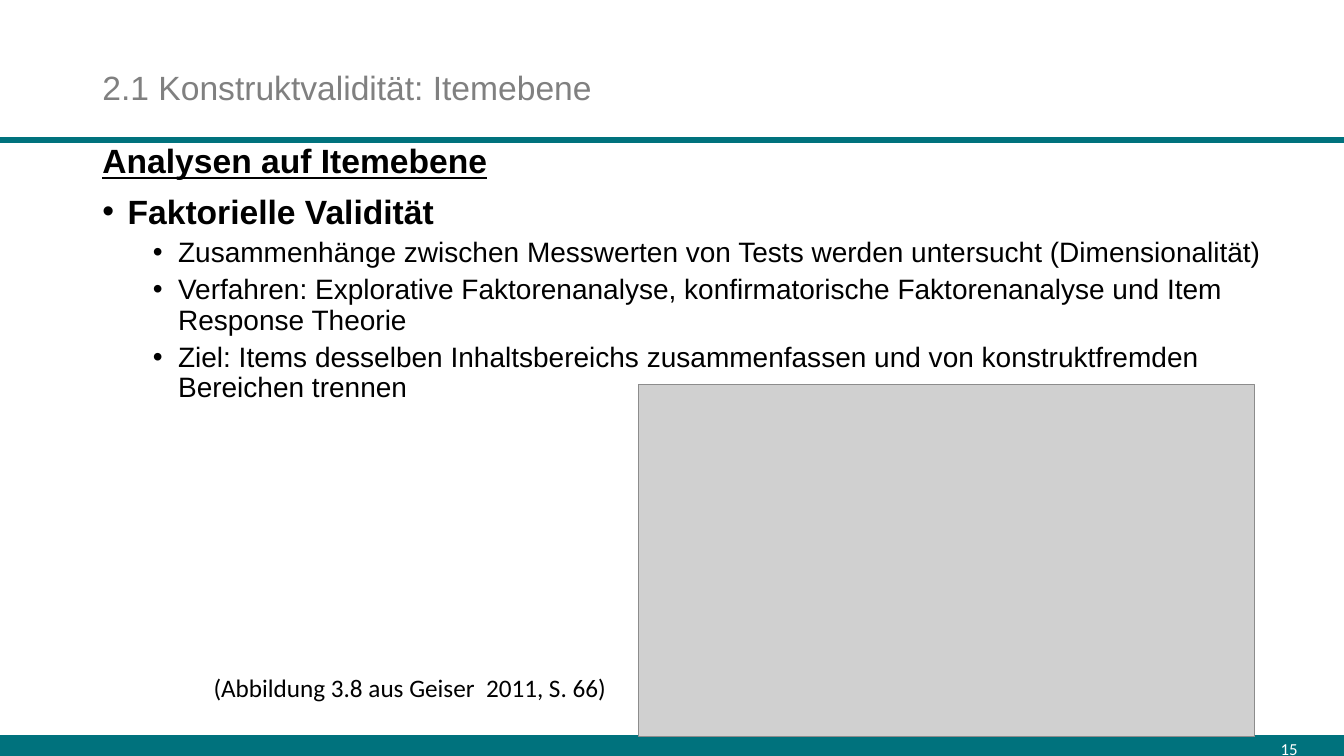
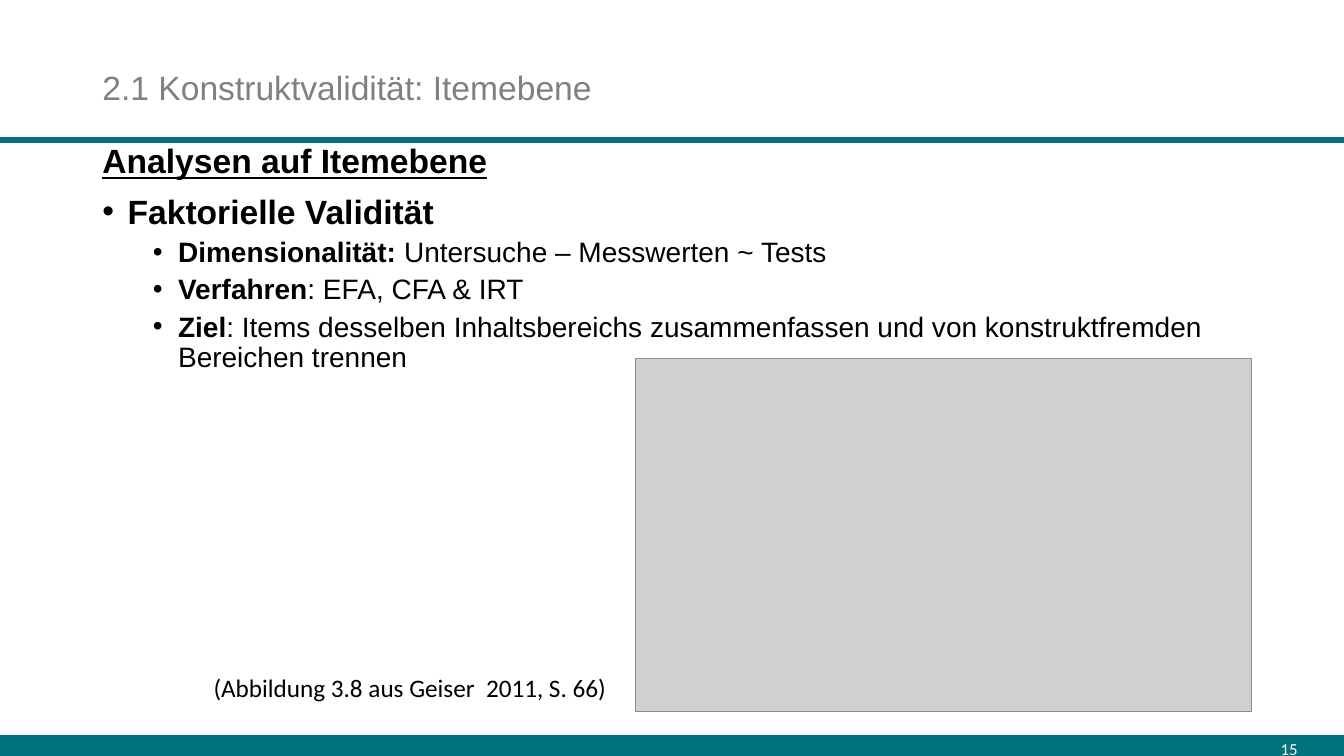
Before and after one commit to sbissantz/testtheory, a slide deck: slide 15 of 11-valid/validity-10.pptx. Drawn at 1344x756 pixels with LibreOffice and Linux fonts; fonts in the diff are those of the drawing; grey boxes stand for pictures. Boxes give left, top, right and bottom in pixels: in the first picture for what was removed or moved away, otherwise in the second. Text is boxed around its words. In the diff, an @@ line names an element or a change of style, - is before the commit and + after.

```diff
--- a/11-valid/validity-10.pptx
+++ b/11-valid/validity-10.pptx
@@ text at <box>178,241,826,303</box>: text changed @@
-  • Zusammenhänge zwischen Messwerten von Tests werden untersucht (Dimensionalität)
-  • Verfahren: Explorative Faktorenanalyse, konfirmatorische Faktorenanalyse und Item Response Theorie
+  • Dimensionalität: Untersuche – Messwerten ~ Tests
+  • Verfahren: EFA, CFA & IRT
@@ text at <box>178,316,1202,368</box>: bold on in "Ziel:" @@
@@ picture: place and size @@
-picture at <box>639,384,1255,737</box>
+picture at <box>636,359,1252,712</box>
```
Also in this commit, not shown: 8 other slides changed, 1 other file.
